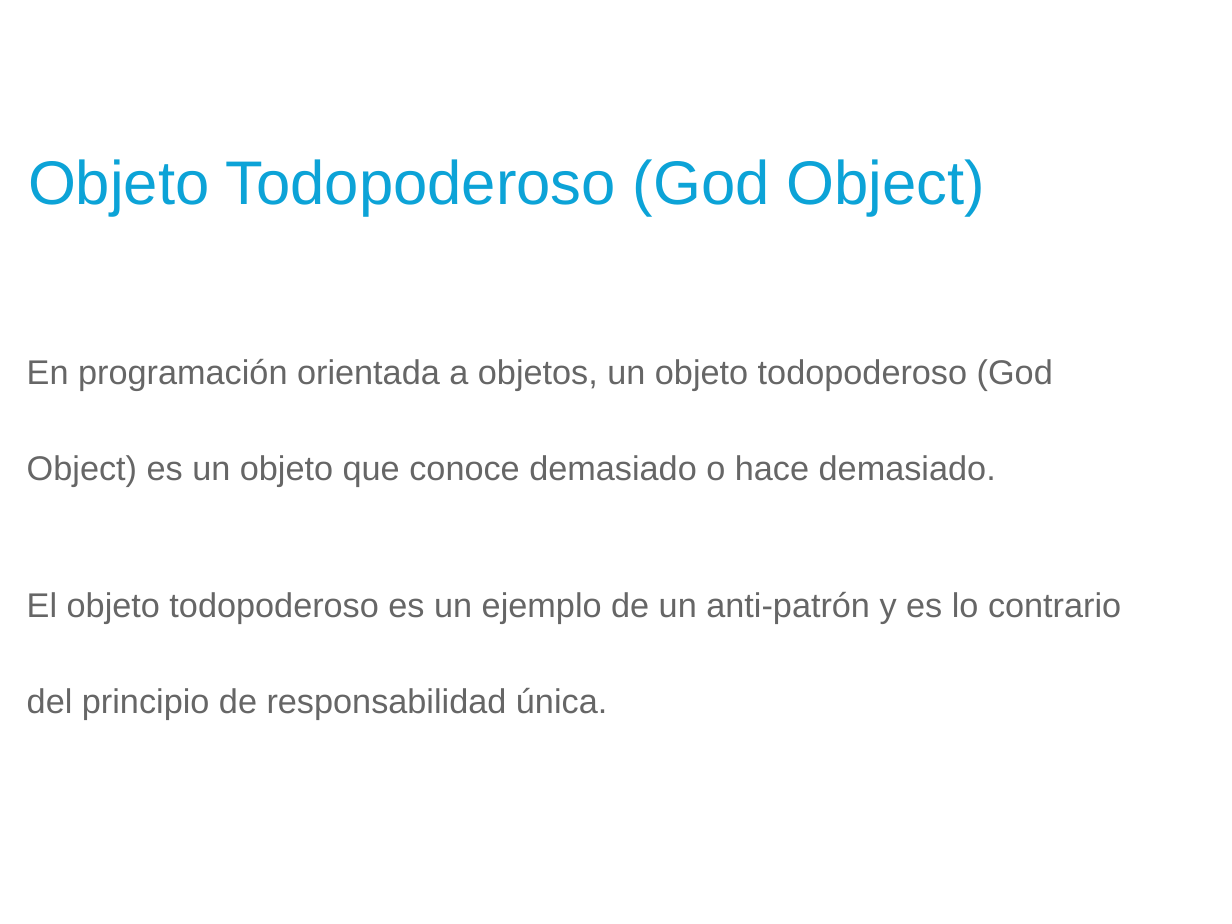
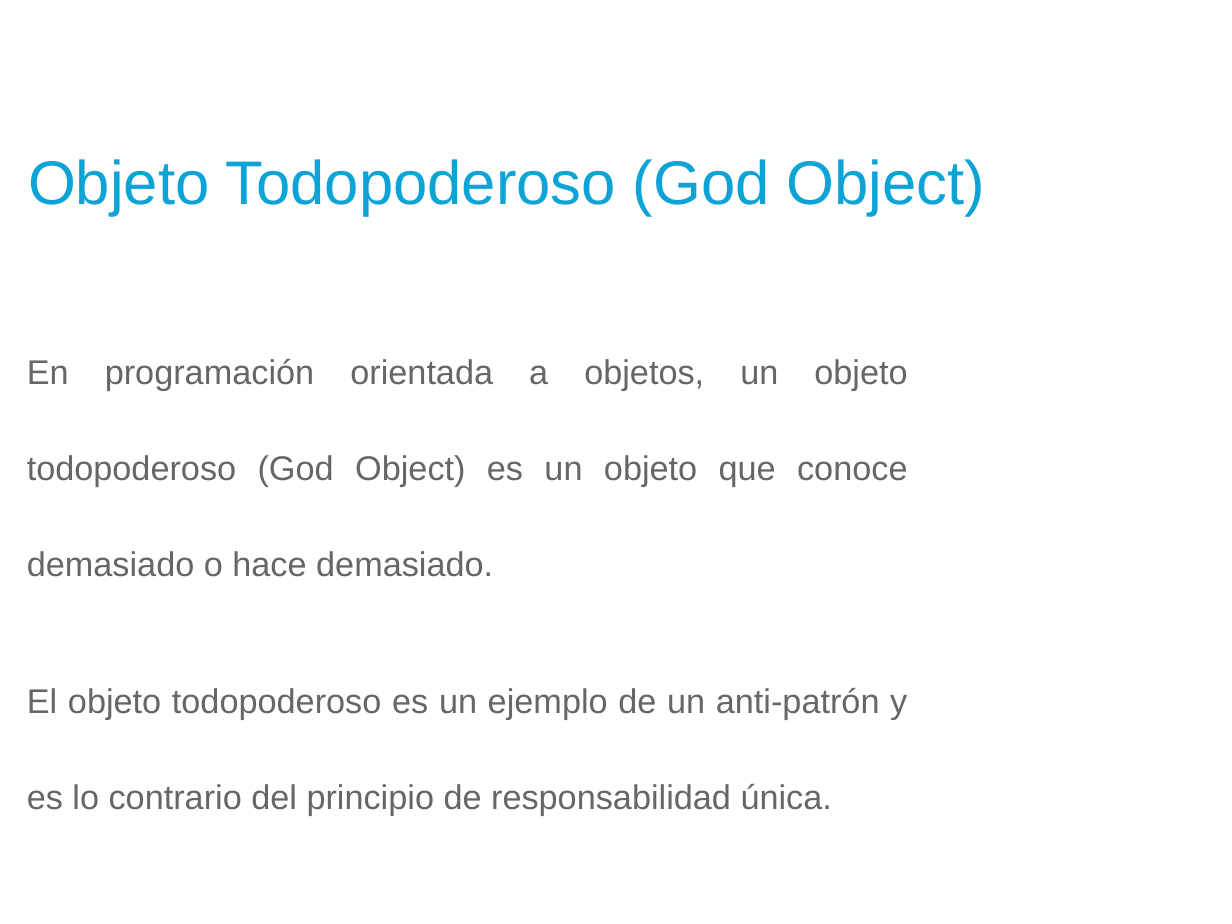
Before and after one commit to Ponchiux0710/investigation-bravo, a slide deck: slide 6 of Documents/Presentacion Responsabilidad Unica Grupo Bravo.pptx. Drawn at 1232x924 pixels with LibreOffice and Linux fonts; fonts in the diff are those of the drawing; background and template pictures are left out. Boxes give left, top, right and bottom in pixels: in the first picture for what was removed or moved away, otherwise in the second. Text is boxed around its words. In the diff, an @@ line names an element or a change of style, - is before the commit and + after.

```diff
--- a/Documents/Presentacion Responsabilidad Unica Grupo Bravo.pptx
+++ b/Documents/Presentacion Responsabilidad Unica Grupo Bravo.pptx
@@ text "En programación orientada a objetos, ..." at bbox=[27, 359, 907, 815]: alignment left to justified @@
```
Also in this commit, not shown: 7 other slides changed.
